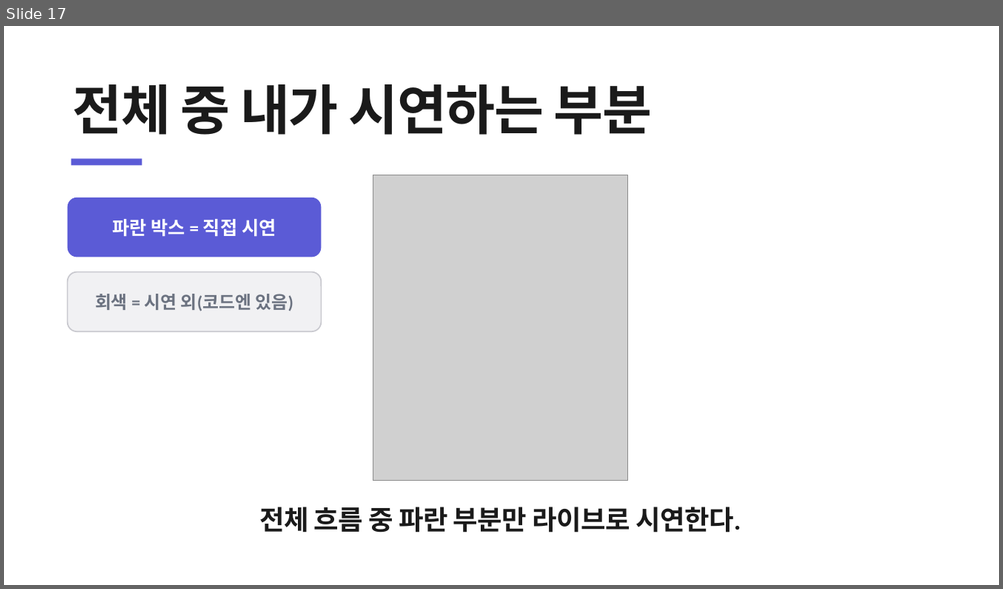
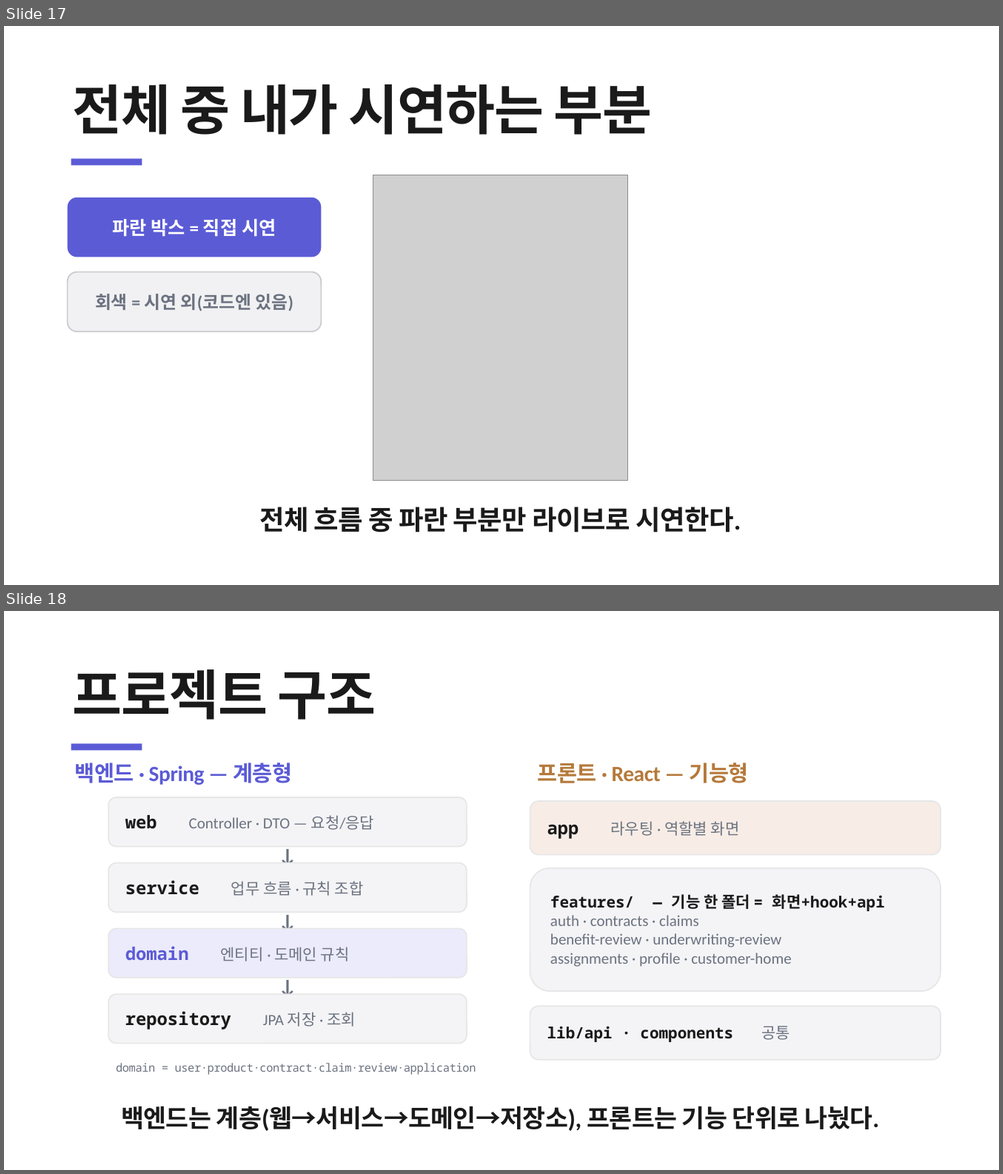
Before and after one commit to heyoonyoon/distributed-programming, a slide deck: docs/presentation/보험발표-figma.pptx. Shown one above the other, each under a label of ours: slide 17 before the commit, slides 17 and 18 after it. The pictures are 1003x589 and 1003x1174 pixels, drawn with LibreOffice and Linux fonts; fonts in the diff are those of the drawing; grey boxes stand for pictures. Boxes give left, top, right and bottom in pixels: in the first picture for what was removed or moved away, otherwise in the second. Text is boxed around its words. In the diff, an @@ line names an element or a change of style, - is before the commit and + after.

```diff
--- a/docs/presentation/보험발표-figma.pptx
+++ b/docs/presentation/보험발표-figma.pptx
@@ slide 18 added at [4, 611, 999, 1170], background #FFFFFF @@
@@ text added at [73, 669, 376, 720], 52 pt, text #1A1A1A, bold @@
+프로젝트 구조
@@ rectangle added at [71, 743, 142, 751], fill #5B5BD6 @@
@@ text added at [75, 763, 292, 785], 21 pt, text #5B5BD6, bold @@
+백엔드 · Spring — 계층형
@@ text added at [538, 763, 748, 783], 21 pt, text #B5793A, bold @@
+프론트 · React — 기능형
@@ rounded rectangle added at [108, 797, 466, 847], fill #F4F4F6, outline #E6E6E6 1.2 pt, 15 pt, text #6B7280 @@
+web Controller · DTO — 요청/응답
@@ rounded rectangle added at [530, 801, 940, 855], fill #F7EDE6, outline #E6E6E6 1.2 pt, 15 pt, text #6B7280 @@
+app 라우팅 · 역할별 화면
@@ text added at [254, 843, 321, 869], 20 pt, text #6B7280, bold @@
+↓
@@ rounded rectangle added at [108, 863, 466, 912], fill #F4F4F6, outline #E6E6E6 1.2 pt, 15 pt, text #6B7280 @@
+service 업무 흐름 · 규칙 조합
@@ rounded rectangle added at [530, 869, 940, 991], fill #F4F4F6, outline #E6E6E6 1.2 pt, 15 pt, text #6B7280 @@
+features/ — 기능 한 폴더 = 화면+hook+api
+auth · contracts · claims
+benefit-review · underwriting-review
+assignments · profile · customer-home
@@ text added at [254, 908, 321, 934], 20 pt, text #6B7280, bold @@
+↓
@@ rounded rectangle added at [108, 929, 466, 978], fill #ECEBFB, outline #E6E6E6 1.2 pt, 15 pt, text #6B7280 @@
+domain 엔티티 · 도메인 규칙
@@ text added at [254, 974, 321, 999], 20 pt, text #6B7280, bold @@
+↓
@@ rounded rectangle added at [108, 994, 466, 1044], fill #F4F4F6, outline #E6E6E6 1.2 pt, 17 pt, text #1A1A1A, bold @@
+repository JPA 저장 · 조회
@@ rounded rectangle added at [530, 1006, 940, 1060], fill #F4F4F6, outline #E6E6E6 1.2 pt, 15 pt, text #1A1A1A, bold @@
+lib/api · components 공통
@@ text added at [116, 1063, 476, 1075], 11 pt, text #6B7280 @@
+domain = user·product·contract·claim·review·application
@@ text added at [121, 1106, 879, 1131], 24 pt, text #1A1A1A, bold @@
+백엔드는 계층(웹→서비스→도메인→저장소), 프론트는 기능 단위로 나눴다.
```
Also in this commit, not shown: 2 other slides added, 1 other file.
